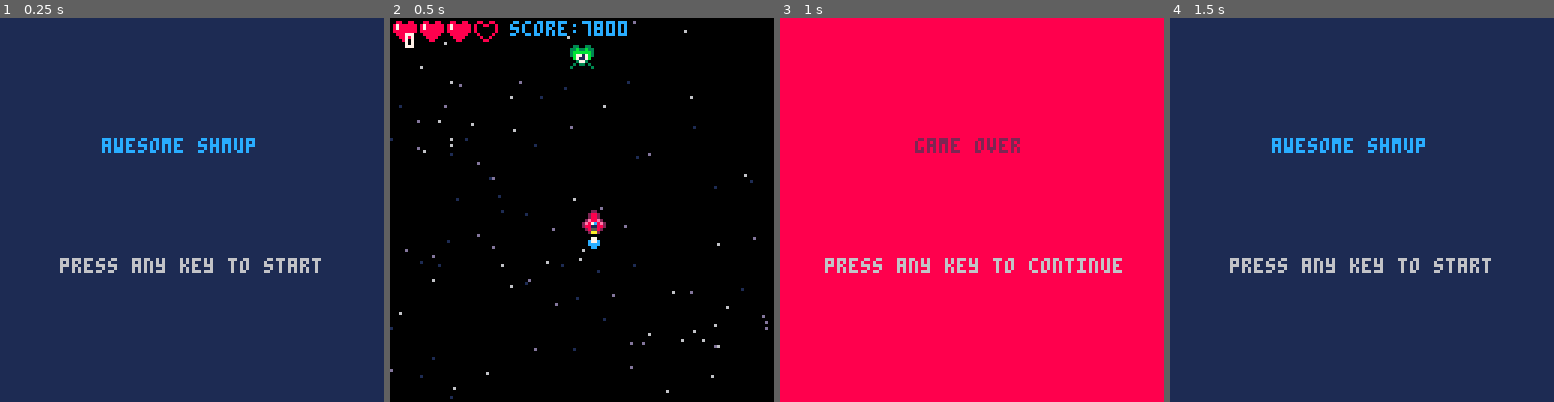
Above: before the commit, frames 1-4 (left to right).
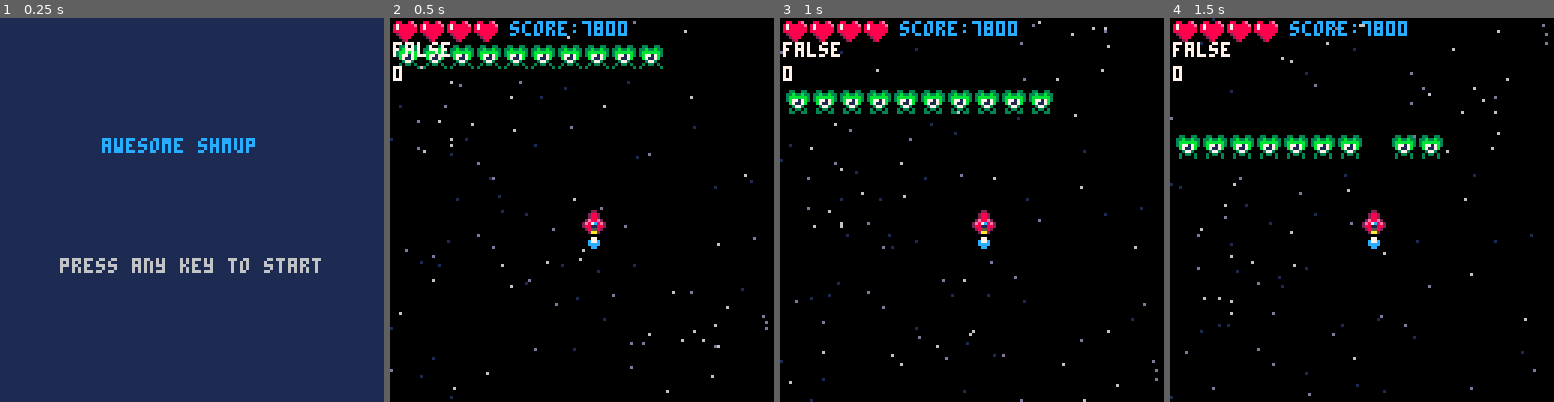
Above: after the commit, the same moments.

Repository: alexlazarovski/pico-8-shmup-tutorial
Game: PICO-8 cartridge shmup.p8
Same seed, same stepped clock (60 frames per second), same inputs: the game is played once before the commit and once after it.
Inputs:
- Up to frame 1 (0.25 s): no input
- Up to frame 2 (0.5 s): tap X (X key) at 0.33 s
- Up to frame 3 (1 s): tap O (Z key) at 0.7 s
- Up to frame 4 (1.5 s): tap X (X key) at 1.07 s

Frame 1 is identical in both runs. In frame 2, 3.2% of the frame differs, in the area x 0-72%, y 0-17%; in frame 3, 99%; in frame 4, 100%, in the area x 0-100%, y 0-100%.

Commit message:
lesson 12 collision detection and homework

Diff:
--- a/shmup.p8
+++ b/shmup.p8
@@ -45,6 +45,9 @@
  ship.sy=0
  ship.spr=2
 
+ invt=0
+ isinv=false
+
  flamespr=5
 
  bullets={}
@@ -53,7 +56,7 @@
 
  score=flr(rnd(128))*100
 
- lives=3
+ lives=4
 
  stars={}
  for i=1,100 do
@@ -66,12 +69,12 @@
 
  enemies={}
 
- local myen={}
- myen.x=60
- myen.y=5
- myen.spr=21
-
- add(enemies,myen)
+ for i=1,10 do
+  local myen={x=i*9-7,y=5,spr=21}
+  add(enemies,myen)
+ end
+
+
 
 end
 
@@ -143,6 +146,27 @@
 function drwmyspr(myspr)
  spr(myspr.spr,myspr.x,myspr.y)
 end
+
+function col(a,b)
+
+ local a_left=a.x
+ local a_top=a.y
+ local a_right=a.x+7
+ local a_bottom=a.y+7
+
+ local b_left=b.x
+ local b_top=b.y
+ local b_right=b.x+7
+ local b_bottom=b.y+7
+
+ if a_top>b_bottom then return false end
+ if b_top>a_bottom then return false end
+ if a_left>b_right then return false end
+ if b_left>a_right then return false end
+
+
+ return true
+end
 -->8
 -- update
 
@@ -165,10 +189,6 @@
 	end
 	if btn(3) then
 	 ship.sy = 2
-	end
-
-	if btn(4) then
-	 mode="over"
 	end
 
 	if btnp(5) then
@@ -210,6 +230,46 @@
 	 end
 	end
 
+	--collishion ship x enemies
+
+	if isinv then
+	 invt+=1
+	 if invt>=30 then
+	  invt=0
+	  isinv=false
+	 end
+
+	else
+		for myen in all(enemies) do
+		 if col(myen, ship) then
+		  lives-=1
+		  sfx(1)
+		  del(enemies,myen)
+		  isinv=true
+		 end
+		end
+	end
+
+	--collission bullet x enemies
+	for bullet in all(bullets) do
+	 for myen in all(enemies) do
+	  if col(bullet, myen) then
+	   del(enemies, myen)
+	   del(bullets, bullet)
+	   sfx(2)
+	   --add points
+	  end
+	 end
+	end
+
+	if lives<=0 then
+	 mode="over"
+	end
+
+	if isinv then
+
+	end
+
 	--animate flame
 	flamespr=flamespr+1
 	if flamespr>9 then
@@ -279,10 +339,9 @@
 
 	--draw score
 	print("score:"..score,40,1,12)
-
+ print(isinv, 1,8,7)
+ print(invt, 1,16,7)
  drawlives()
-
- print(#bullets,5,5,7)
 
 end
 
@@ -298,13 +357,13 @@
  print("press any key to continue",15,80,blink())
 end
 __gfx__
-00000000000220000002200000022000000000000000000000000000000000000000000000000000000000000000000008800880088008800000000000000000
-000000000028820000288200002882000000000000077000000770000007700000c77c0000077000000000000000000080088008878888880000000000000000
+00000000000220000002200000022000000000000000000000000000000000000000000000000000000000000000000008800880088008e00000000000000000
+000000000028820000288200002882000000000000077000000770000007700000c77c00000770000000000000000000800880088788888e0000000000000000
 007007000028820000288200002882000000000000c77c000007700000c77c000cccccc000c77c00000000000000000080000008878888880000000000000000
 0007700000288e2002e88e2002e882000000000000cccc00000cc00000cccc0000cccc0000cccc00000000000000000080000008888888880000000000000000
-00077000027c88202e87c8e202887c2000000000000cc000000cc000000cc00000000000000cc000000000000000000008000080088888800000000000000000
-007007000211882028811882028811200000000000000000000cc000000000000000000000000000000000000000000000800800008888000000000000000000
-00000000025582200285582002285520000000000000000000000000000000000000000000000000000000000000000000088000000880000000000000000000
+00077000027c88202e87c8e202887c2000000000000cc000000cc000000cc00000000000000cc000000000000000000008000080028888800000000000000000
+007007000211882028811882028811200000000000000000000cc000000000000000000000000000000000000000000000800800002888000000000000000000
+00000000025582200285582002285520000000000000000000000000000000000000000000000000000000000000000000088000000280000000000000000000
 00000000002aa200002aa200002aa200000000000000000000000000000000000000000000000000000000000000000000000000000000000000000000000000
 00999900000000000000000000000000000000000330033003300330033003300330033000000000000000000000000000000000000000000000000000000000
 09aaaa900000000000000000000000000000000033b33b3333b33b3333b33b3333b33b3300000000000000000000000000000000000000000000000000000000
Not shown, changed: the sound effects (__sfx__) section of shmup.p8
